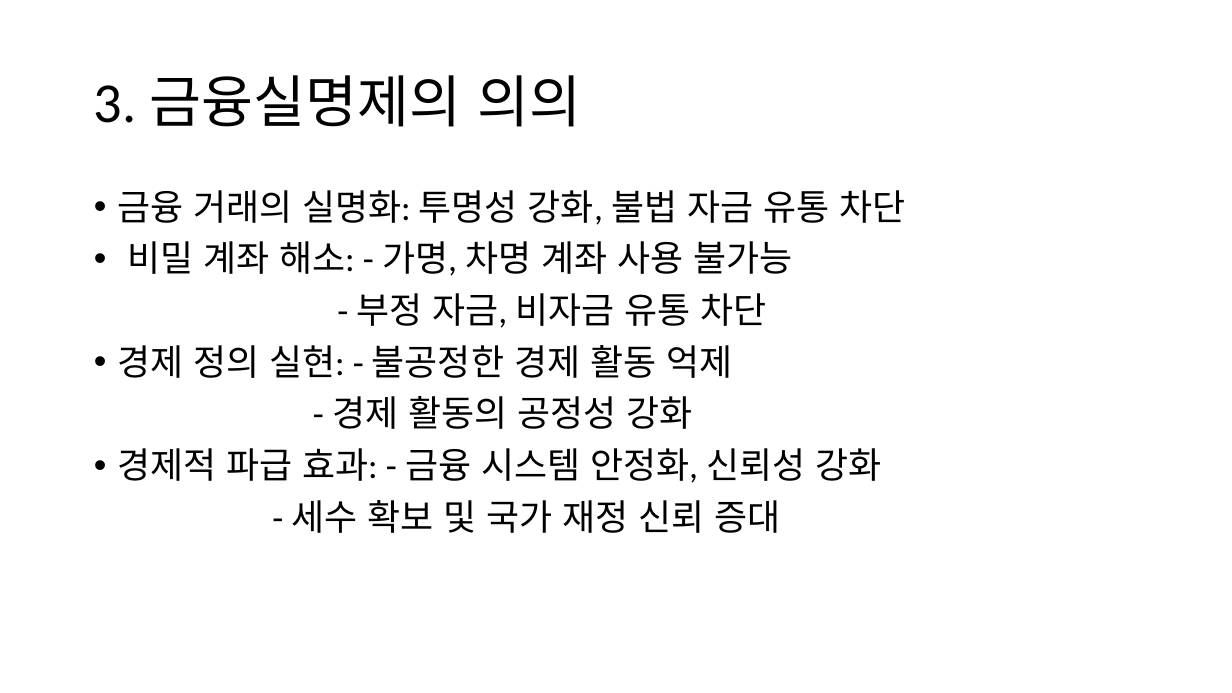
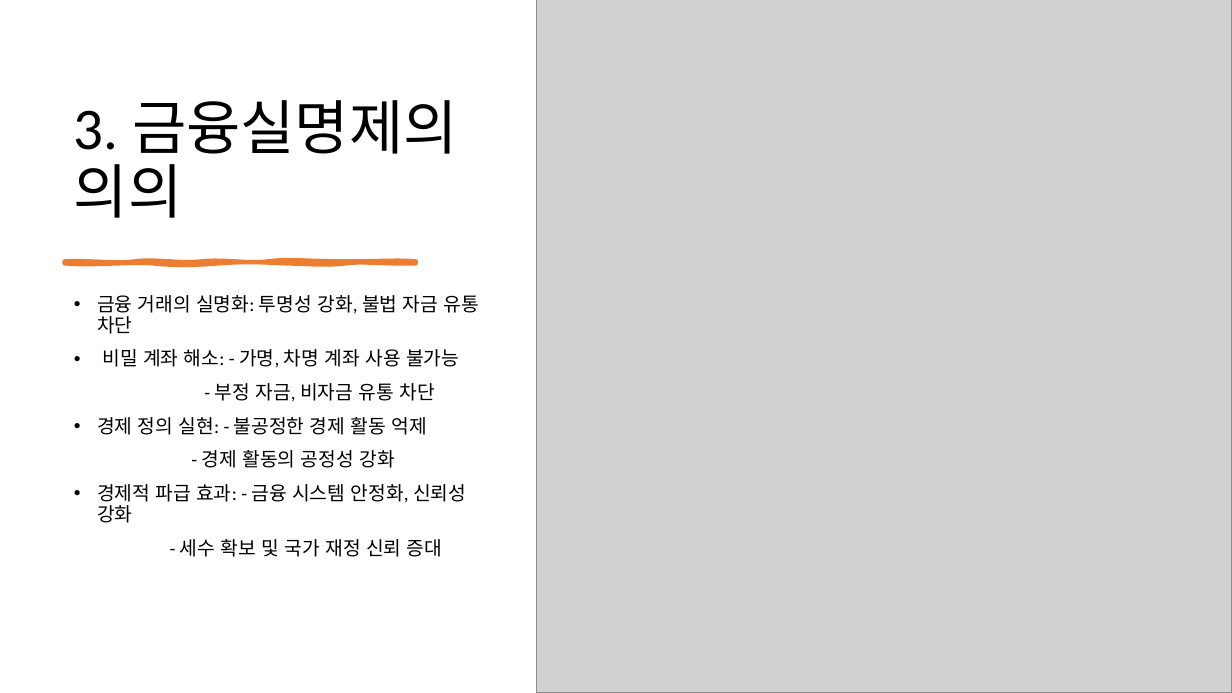
Before and after one commit to minjun2001/friday, a slide deck: slide 3 of FILE/금융실명제.pptx. Drawn at 1232x693 pixels with LibreOffice and Linux fonts; fonts in the diff are those of the drawing; grey boxes stand for pictures. Boxes give left, top, right and bottom in pixels: in the first picture for what was removed or moved away, otherwise in the second. Text is boxed around its words. In the diff, an @@ line names an element or a change of style, - is before the commit and + after.

```diff
--- a/FILE/금융실명제.pptx
+++ b/FILE/금융실명제.pptx
@@ picture added at box(537, 0, 1232, 693) @@
@@ title "3. 금융실명제의 의의": place and size @@
-title "3. 금융실명제의 의의" at box(94, 75, 581, 127)
+title "3. 금융실명제의 의의" at box(74, 100, 458, 218)
@@ title "3. 금융실명제의 의의" at box(74, 100, 458, 218): size 44 to 46 pt; vertical alignment middle to bottom @@
@@ freeform shape added at box(65, 262, 416, 263), fill #ED7D31, outline #ED7D31 3.5 pt @@
@@ text "금융 거래의 실명화: 투명성 강화, ...": place and size @@
-text "금융 거래의 실명화: 투명성 강화, ..." at box(117, 190, 905, 533)
+text "금융 거래의 실명화: 투명성 강화, ..." at box(97, 295, 479, 557)
@@ text "금융 거래의 실명화: 투명성 강화, ..." at box(97, 295, 479, 557): size 28 to 15 pt @@
```
Also in this commit, not shown: 4 other slides changed, 1 slide removed, 1 other file.
